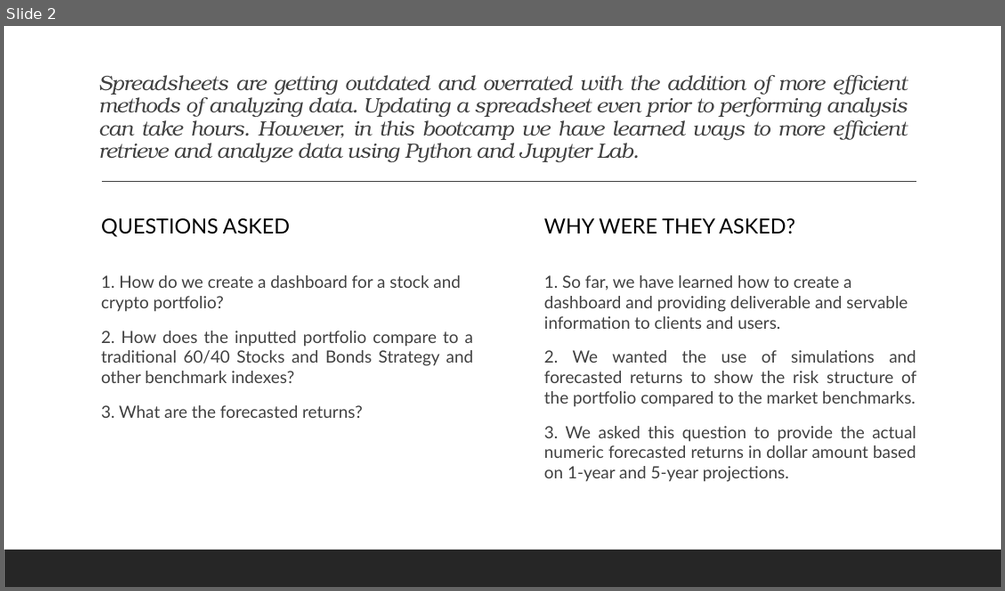
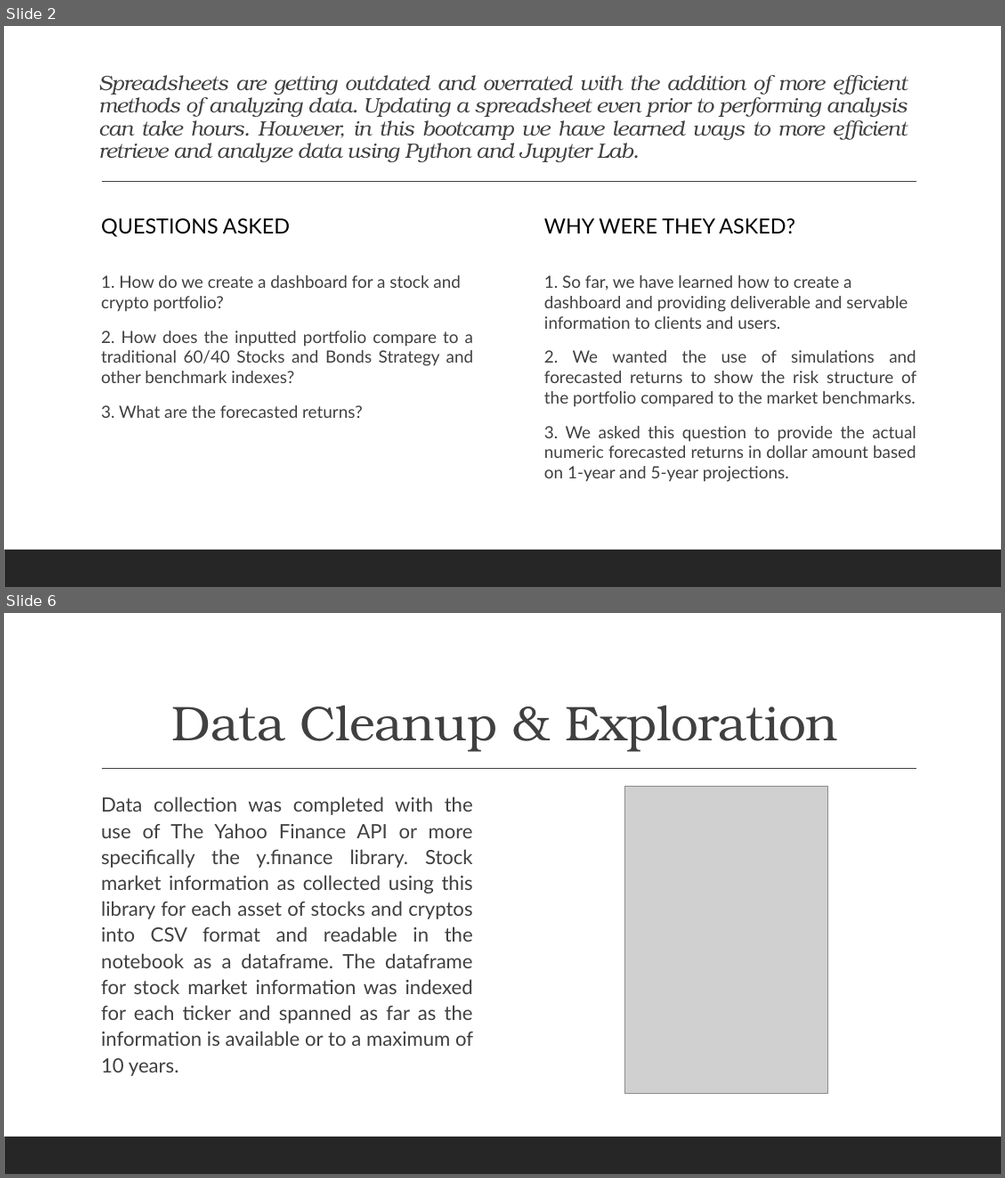
Before and after one commit to JordanCandido/Portfolio-Analysis-and-Monte-Carlo-Simulations, a slide deck: Project 1 ppt.pptx. Shown one above the other, each under a label of ours: slide 2 before the commit, slides 2 and 6 after it; the slides between them are not shown. The pictures are 1005x591 and 1005x1178 pixels, drawn with LibreOffice and Linux fonts; fonts in the diff are those of the drawing; grey boxes stand for pictures. Boxes give left, top, right and bottom in pixels: in the first picture for what was removed or moved away, otherwise in the second. Text is boxed around its words. In the diff, an @@ line names an element or a change of style, - is before the commit and + after.

```diff
--- a/Project 1 ppt.pptx
+++ b/Project 1 ppt.pptx
@@ slide 6 added at <box>4,613,1001,1174</box>, background #FFFFFF; not listed: 2 template elements that a slide beside it also shows @@
@@ title added at <box>172,705,838,752</box>, 47 pt, text #404040 @@
+Data Cleanup & Exploration
@@ text added at <box>101,796,473,1076</box>, 19 pt, text #404040 @@
+  Data collection was completed with the use of The Yahoo Finance API or more specifically the y.finance library. Stock market information as collected using this library for each asset of stocks and cryptos into CSV format and readable in the notebook as a dataframe. The dataframe for stock market information was indexed for each ticker and spanned as far as the information is available or to a maximum of 10 years.
@@ picture added at <box>624,787,828,1093</box> @@
```
Also in this commit, not shown: 2 slides changed, 7 other slides added.
